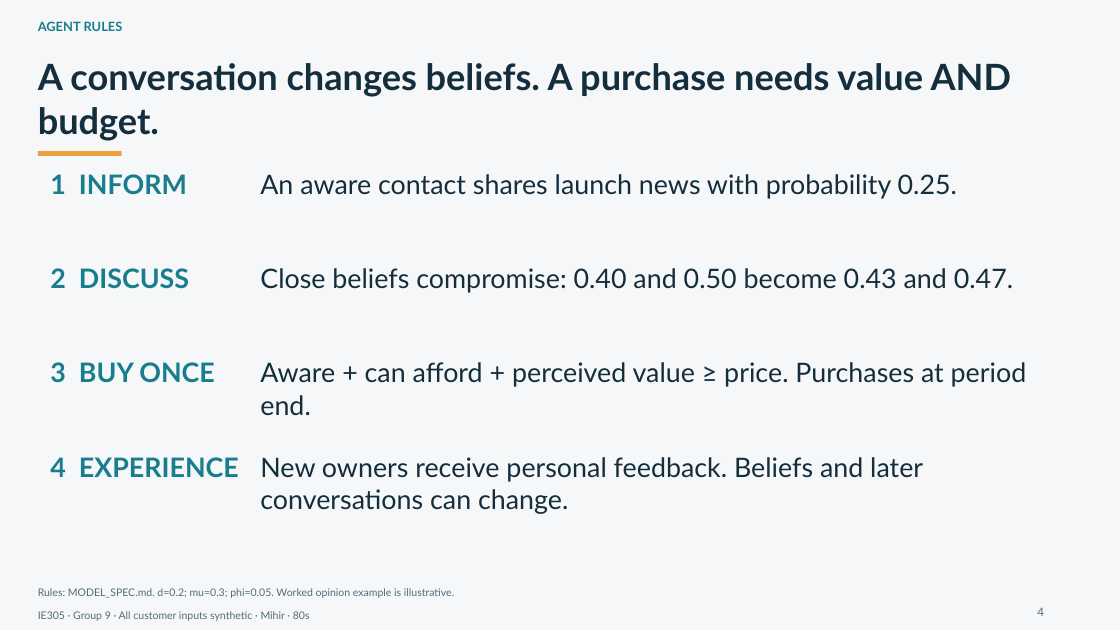
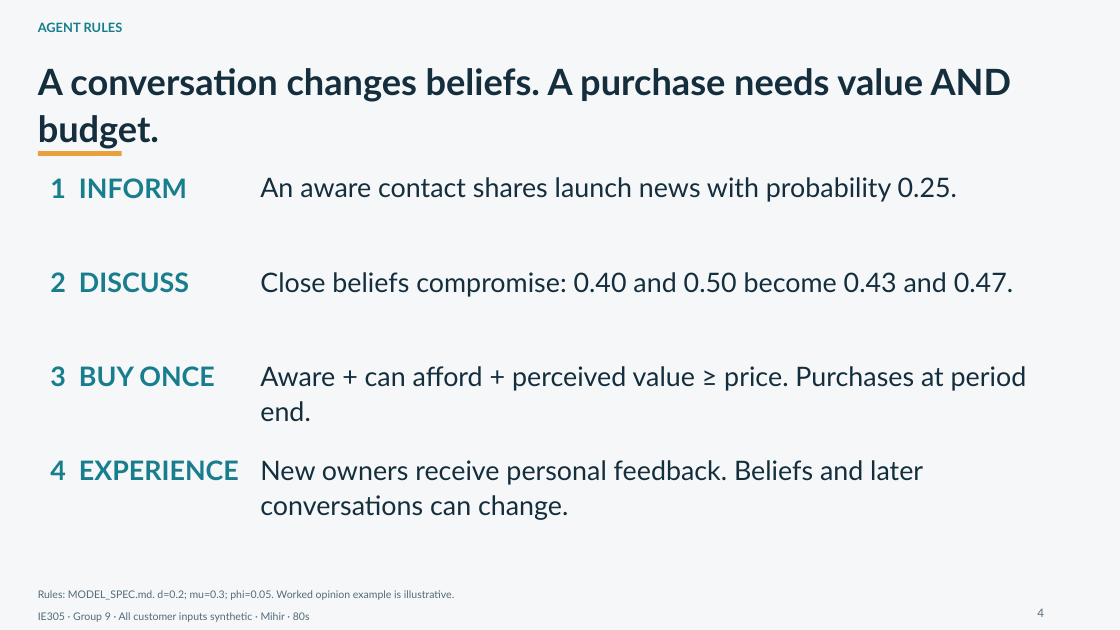
Before and after one commit to Mihir146/IE305_Social_Polarization_Group09, a slide deck: slide 4 of handoff_output/product_launch/Campus_Product_Launch_EditableCharts.pptx. Drawn at 1120x630 pixels with LibreOffice and Linux fonts; fonts in the diff are those of the drawing. Boxes give left, top, right and bottom in pixels: in the first picture for what was removed or moved away, otherwise in the second. Text is boxed around its words. In the diff, an @@ line names an element or a change of style, - is before the commit and + after.

```diff
--- a/handoff_output/product_launch/Campus_Product_Launch_EditableCharts.pptx
+++ b/handoff_output/product_launch/Campus_Product_Launch_EditableCharts.pptx
@@ line spacing 1 to 1.1 in 10 elements at box(38, 68, 1011, 149), box(50, 178, 187, 199), box(260, 177, 957, 202), box(50, 272, 189, 293), box(260, 272, 1013, 297), box(50, 366, 215, 387), box(260, 366, 1027, 421), box(50, 460, 239, 480), box(260, 460, 923, 520), box(38, 590, 454, 600) @@
```
Also in this commit, not shown: 15 other slides changed, 47 other files.
